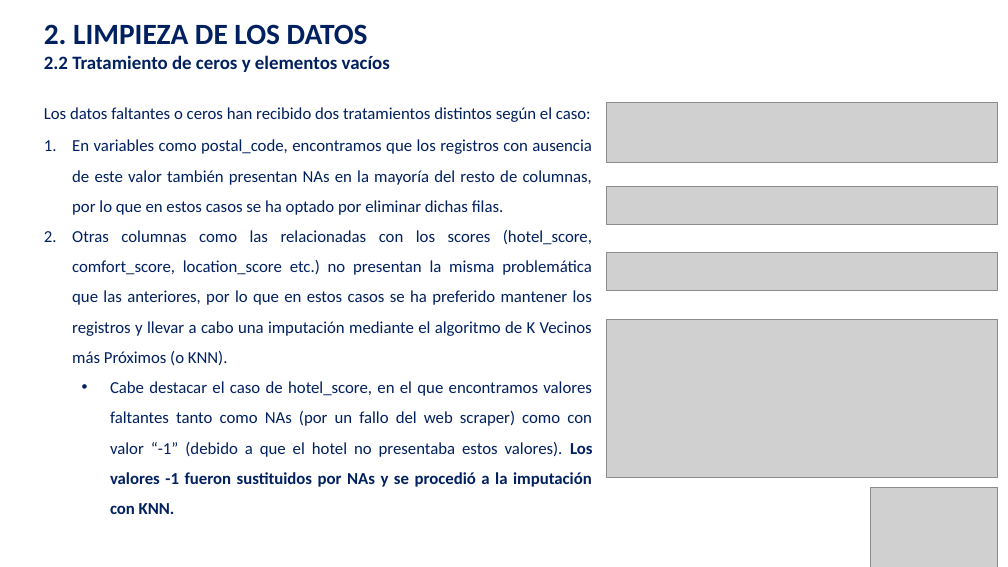
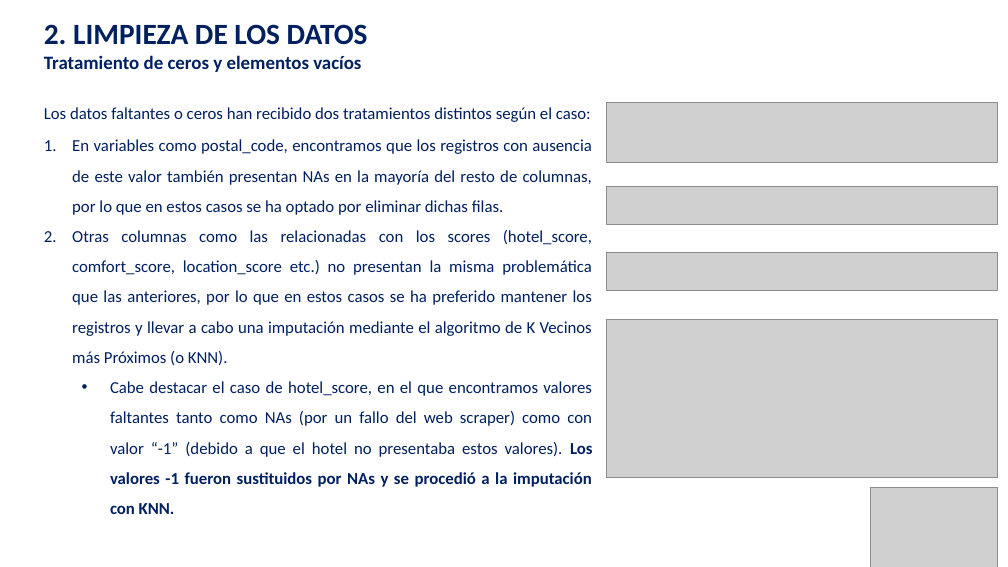
Before and after one commit to guiruha/DataCleaningUOC, a slide deck: slide 6 of Memoria_pres.pptx. Drawn at 1008x567 pixels with LibreOffice and Linux fonts; fonts in the diff are those of the drawing; grey boxes stand for pictures. Boxes give left, top, right and bottom in pixels: in the first picture for what was removed or moved away, otherwise in the second. Text is boxed around its words. In the diff, an @@ line names an element or a change of style, - is before the commit and + after.

```diff
--- a/Memoria_pres.pptx
+++ b/Memoria_pres.pptx
@@ text at (44,55,361,72): text changed @@
-2.2 Tratamiento de ceros y elementos vacíos
+Tratamiento de ceros y elementos vacíos
```
Also in this commit, not shown: 6 other slides changed, 4 other files.
